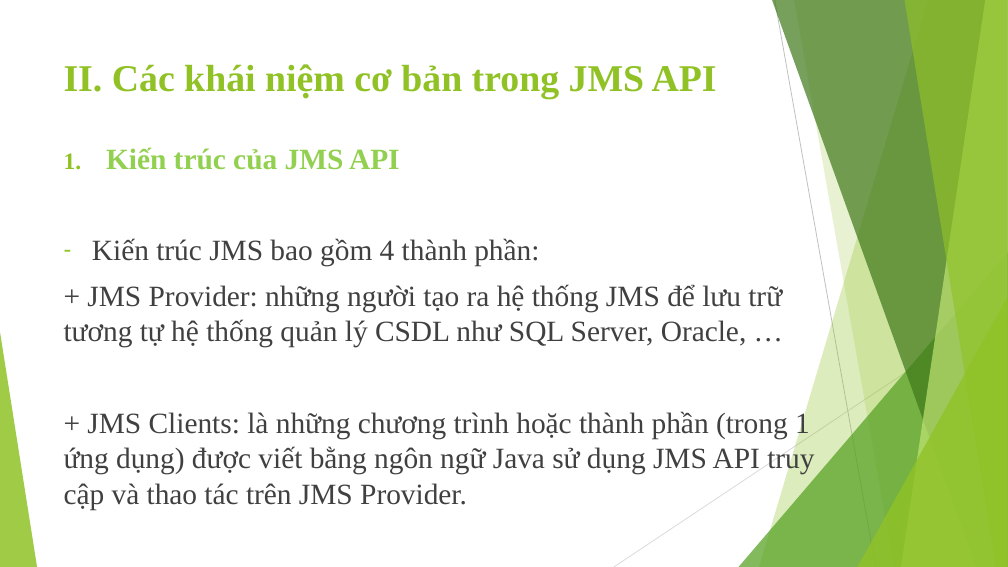
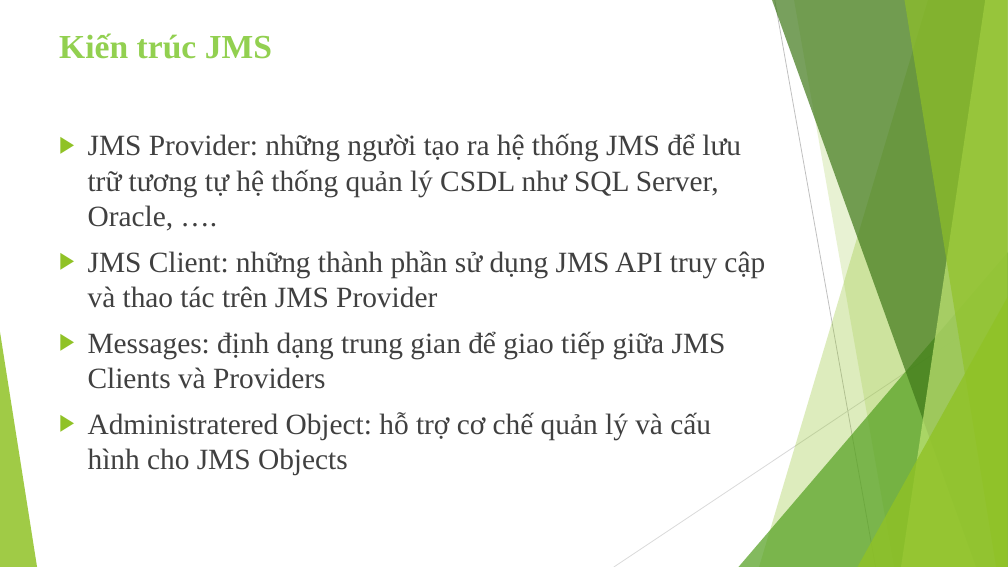
Before and after one commit to tranchuyen282/PTIT, a slide deck: slide 6 of PTPMDV/SlideJMS.pptx. Drawn at 1008x567 pixels with LibreOffice and Linux fonts; fonts in the diff are those of the drawing. Boxes give left, top, right and bottom in pixels: in the first picture for what was removed or moved away, otherwise in the second. Text is boxed around its words. In the diff, an @@ line names an element or a change of style, - is before the commit and + after.

```diff
--- a/PTPMDV/SlideJMS.pptx
+++ b/PTPMDV/SlideJMS.pptx
@@ text at bbox=[59, 33, 765, 476]: text changed @@
-1. Kiến trúc của JMS API
-– Kiến trúc JMS bao gồm 4 thành phần:
-+ JMS Provider: những người tạo ra hệ thống JMS để lưu trữ tương tự hệ thống quản lý CSDL như SQL Server, Oracle, …
-+ JMS Clients: là những chương trình hoặc thành phần (trong 1 ứng dụng) được viết bằng ngôn ngữ Java sử dụng JMS API truy cập và thao tác trên JMS Provider.
+Kiến trúc JMS
+▶ JMS Provider: những người tạo ra hệ thống JMS để lưu trữ tương tự hệ thống quản lý CSDL như SQL Server, Oracle, ….
+▶ JMS Client: những thành phần sử dụng JMS API truy cập và thao tác trên JMS Provider
+▶ Messages: định dạng trung gian để giao tiếp giữa JMS Clients và Providers
+▶ Administratered Object: hỗ trợ cơ chế quản lý và cấu hình cho JMS Objects
@@ title removed at bbox=[64, 64, 717, 99] @@
-II. Các khái niệm cơ bản trong JMS API
```
Also in this commit, not shown: 2 other slides changed, 4 slides added, 4 slides removed, 4 other files.
